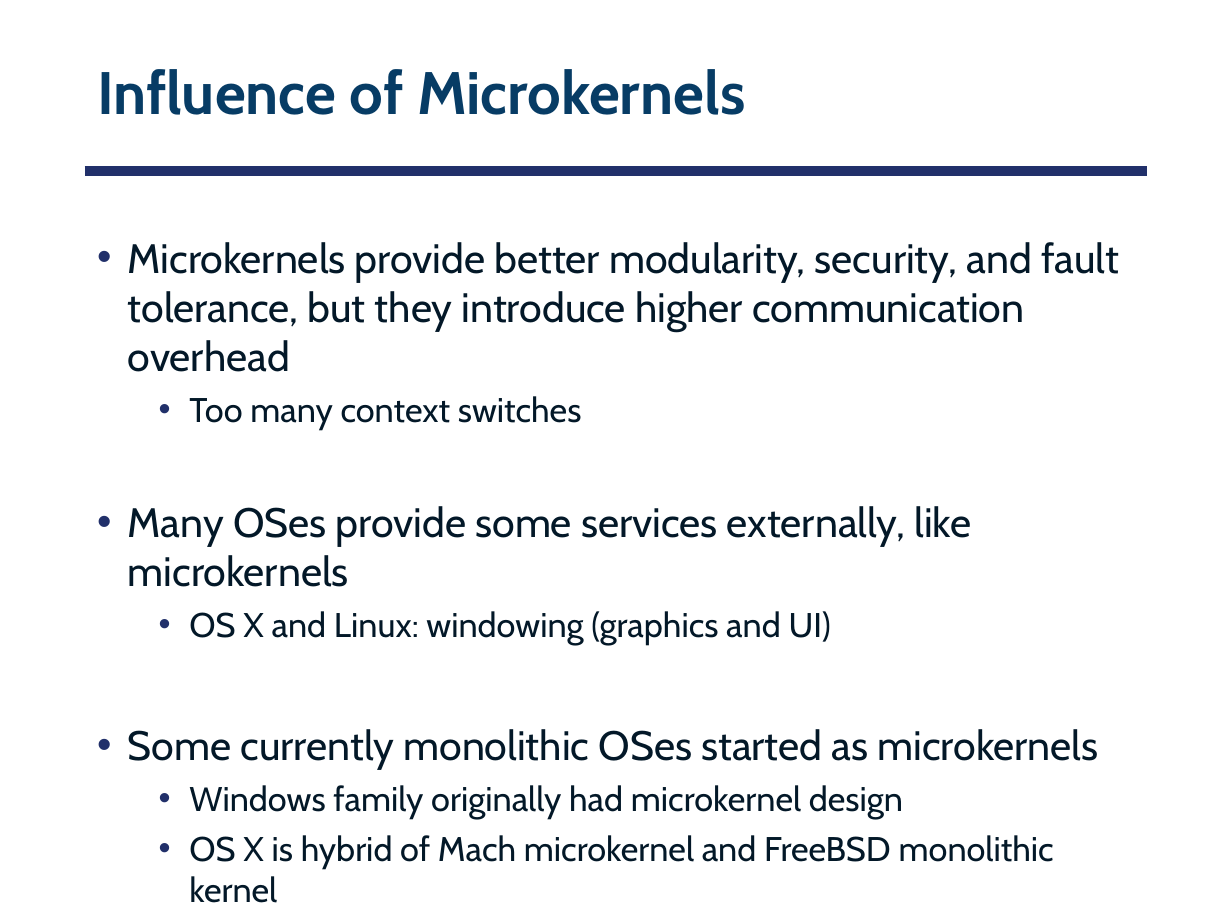
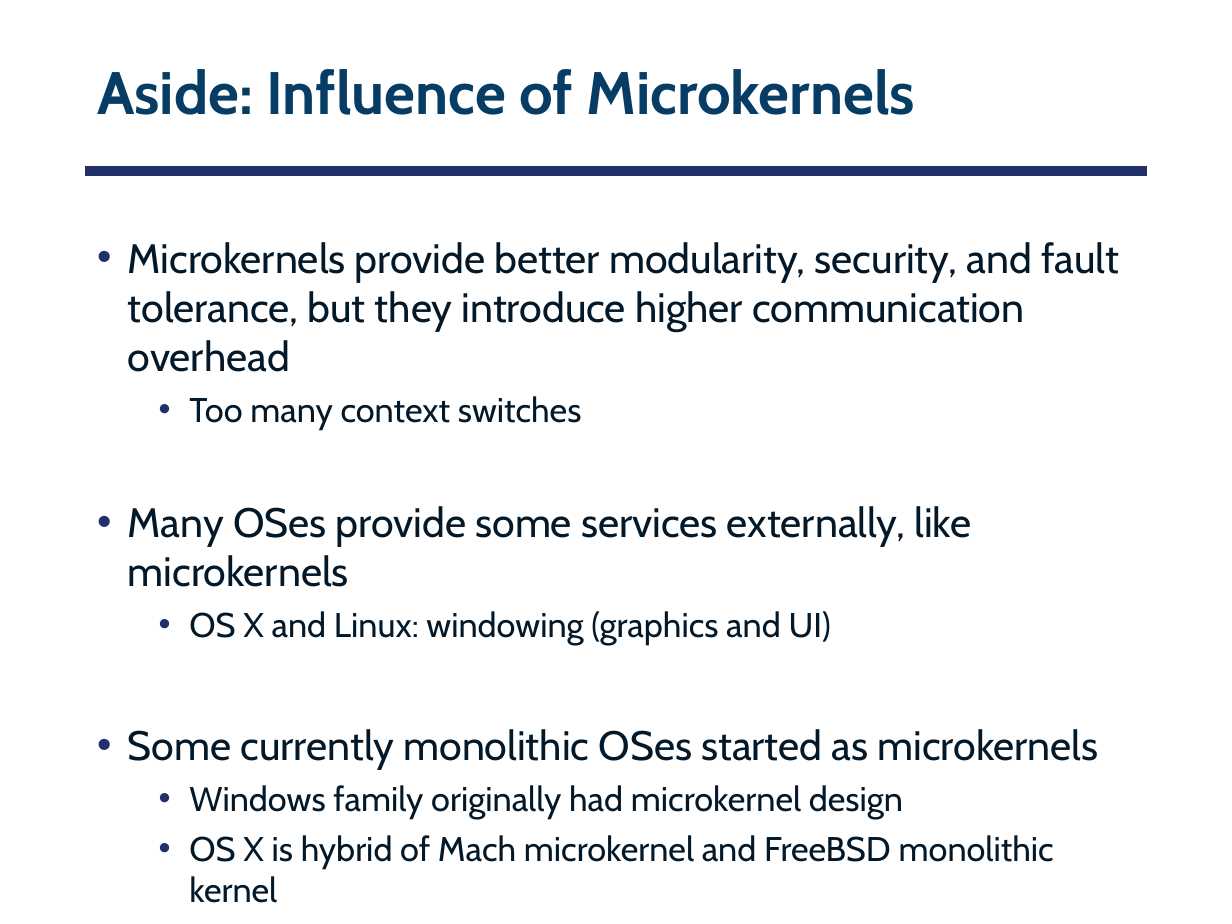
Before and after one commit to smajidzahedi/ECE350, a slide deck: slide 61 of 02-concepts.pptx (slide 9 before the commit). Drawn at 1232x924 pixels with LibreOffice and Linux fonts; fonts in the diff are those of the drawing. Boxes give left, top, right and bottom in pixels: in the first picture for what was removed or moved away, otherwise in the second. Text is boxed around its words. In the diff, an @@ line names an element or a change of style, - is before the commit and + after.

```diff
--- a/02-concepts.pptx
+++ b/02-concepts.pptx
@@ title at box(97, 69, 915, 115): text changed @@
-Influence of Microkernels
+Aside: Influence of Microkernels
```
Also in this commit, not shown: 7 other slides changed, 1 slide added, 1 slide removed, 3 other files.
